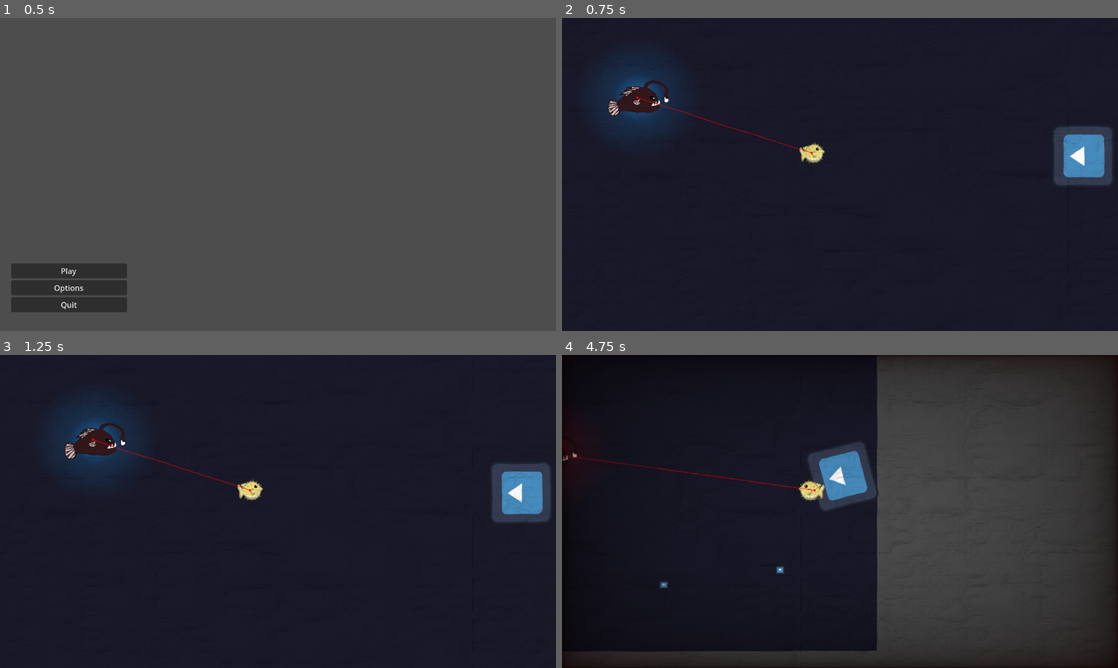
Above: before the commit, frames 1-4 (two rows, left to right).
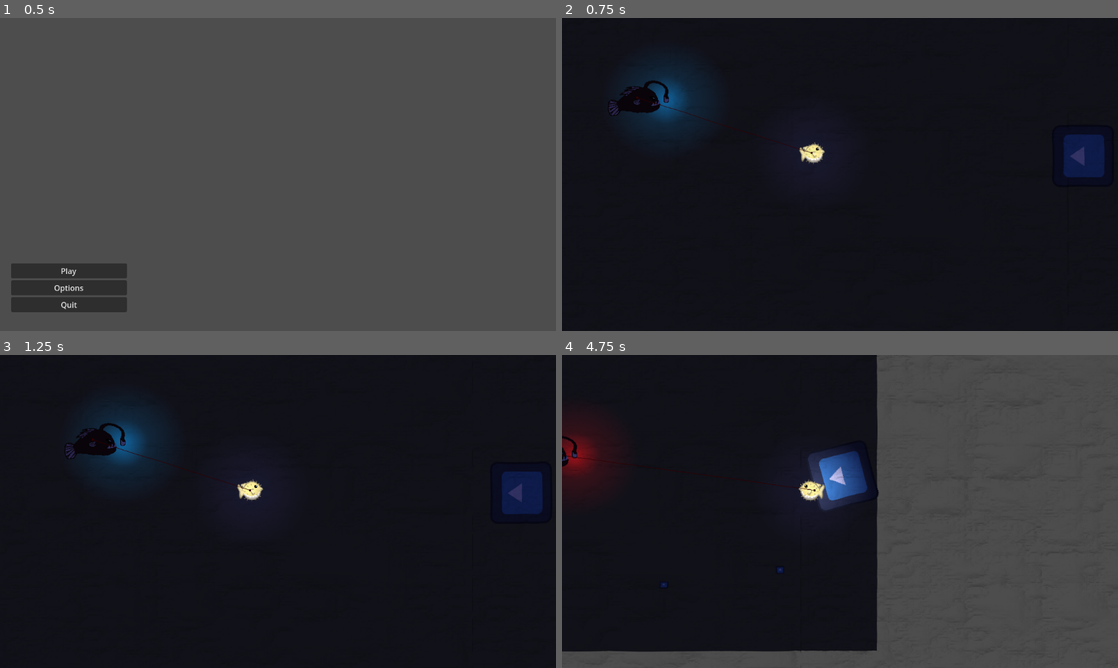
Above: after the commit, the same moments.

Repository: Chestrade/pixel-jam-2024
Game: Godot game, scene res://Scenes/main_menu.tscn
The game is run twice, just before and just after one commit, with the same random seed, the same clock (stepped at 60 frames per second) and the same inputs. The engine's default icon, where the game draws it, is replaced by a stand-in: a white triangle on a blue panel in a dark square.
Inputs:
- Up to frame 1 (0.5 s): no input
- Up to frame 2 (0.75 s): click "Play" at 0.5 s
- Up to frame 3 (1.25 s): no input
- Up to frame 4 (4.75 s): hold Right (swim_right) 1.28-2.03 s; hold Shift (dash) 1.28-2.03 s; hold Down (swim_down) 2.03-2.78 s; tap Space (inflate) at 2.1 s; hold Right (swim_right) 2.78-3.53 s; hold J 2.78-3.53 s; hold W (swim_up) 3.53-4.28 s; tap Shift (dash) at 3.6 s; hold Left (swim_left) from 4.28 s (still down); hold Space (inflate) from 4.28 s (still down)

Frame 1 is identical in both runs. In frame 2, 5.6% of the frame differs, in the area x 3-100%, y 8-54%; in frame 3, 5.6%; in frame 4, 19%, in the area x 0-100%, y 0-100%.

Commit message:
Added player vision and messed around with lighting

Diff:
--- a/Characters/angler_fish.tscn
+++ b/Characters/angler_fish.tscn
@@ -59,8 +59,8 @@
 radius = 17.1172
 
 [sub_resource type="CapsuleShape2D" id="CapsuleShape2D_lm8ae"]
-radius = 24.0
-height = 98.0
+radius = 28.0
+height = 96.0
 
 [node name="Angler Fish" type="CharacterBody2D" node_paths=PackedStringArray("nav_agent")]
 collision_layer = 4
@@ -82,11 +82,10 @@
 volume_db = 9.596
 
 [node name="AnimatedSprite2D" type="AnimatedSprite2D" parent="."]
-light_mask = 0
+light_mask = 2
 sprite_frames = SubResource("SpriteFrames_uasyq")
 
 [node name="CollisionShape2D" type="CollisionShape2D" parent="."]
-visible = false
 position = Vector2(1, 4)
 rotation = 1.5708
 shape = SubResource("CapsuleShape2D_4a454")
@@ -116,8 +115,10 @@
 [node name="Light" type="Node2D" parent="."]
 
 [node name="HeadLight" type="PointLight2D" parent="Light"]
+position = Vector2(58, 5)
 scale = Vector2(4.30062, 4.0345)
 energy = 8.0
+range_item_cull_mask = 5
 shadow_enabled = true
 texture = SubResource("GradientTexture2D_uqucl")
 
@@ -138,7 +139,7 @@
 [node name="Killzone" parent="." instance=ExtResource("7_l1yl8")]
 
 [node name="CollisionShape2D" type="CollisionShape2D" parent="Killzone"]
-position = Vector2(-3, 4)
+position = Vector2(1, 3)
 rotation = 1.5708
 shape = SubResource("CapsuleShape2D_lm8ae")
 debug_color = Color(0.993136, 0, 0.242055, 0.42)
--- a/Characters/player_blowfish.tscn
+++ b/Characters/player_blowfish.tscn
@@ -46,6 +46,18 @@
 stream_3/stream = ExtResource("7_knawm")
 stream_3/weight = 1.0
 
+[sub_resource type="Gradient" id="Gradient_je5f5"]
+colors = PackedColorArray(1, 1, 1, 1, 0, 0, 0, 1)
+
+[sub_resource type="GradientTexture2D" id="GradientTexture2D_adhmc"]
+gradient = SubResource("Gradient_je5f5")
+width = 128
+height = 128
+use_hdr = true
+fill = 1
+fill_from = Vector2(0.5, 0.5)
+fill_to = Vector2(1, 0.5)
+
 [node name="Player" type="CharacterBody2D" groups=["Player"]]
 z_index = 3
 collision_layer = 2
@@ -55,6 +67,8 @@
 metadata/_edit_group_ = true
 
 [node name="AnimatedSprite2D" type="AnimatedSprite2D" parent="."]
+light_mask = 15
+visibility_layer = 15
 sprite_frames = SubResource("SpriteFrames_wyglf")
 
 [node name="CollisionShape2D" type="CollisionShape2D" parent="."]
@@ -92,4 +106,11 @@
 [node name="AudioListener2D" type="AudioListener2D" parent="."]
 current = true
 
+[node name="PointLight2D" type="PointLight2D" parent="."]
+light_mask = 15
+range_item_cull_mask = 15
+shadow_enabled = true
+texture = SubResource("GradientTexture2D_adhmc")
+texture_scale = 2.0
+
 [connection signal="timeout" from="SinkTimer" to="." method="_on_sink_timer_timeout"]
--- a/Scenes/main_level.tscn
+++ b/Scenes/main_level.tscn
@@ -35,6 +35,9 @@
 autoplay = true
 attenuation = 1.41422
 
+[node name="CanvasModulate" type="CanvasModulate" parent="."]
+color = Color(0.196078, 0.196078, 0.392157, 1)
+
 [node name="Angler Fish Light Screen" type="ColorRect" parent="."]
 offset_right = 1152.0
 offset_bottom = 648.0
@@ -45,6 +48,7 @@
 [node name="UI" type="CanvasLayer" parent="."]
 
 [node name="Vignette" type="ColorRect" parent="UI" node_paths=PackedStringArray("player")]
+visible = false
 material = SubResource("ShaderMaterial_noael")
 anchors_preset = 15
 anchor_right = 1.0
--- a/Scripts/angler_fish.gd
+++ b/Scripts/angler_fish.gd
@@ -32,6 +32,7 @@
 var maxFlickerAmount : float = 20 # Interval in seconds
 var currentMarkerIndex = -1
 var isReachingTarget : bool = false
+var light_to_sprite_rel_pos_x : float
 
 
 # Audio Stuff
@@ -51,6 +52,8 @@
 
 	target_node = player
 
+	light_to_sprite_rel_pos_x = $Light/HeadLight.position.x - $AnimatedSprite2D.position.x
+
 	#Set health and light parameters
 	health = 100
 	headLight.set_color(healthColors[0])
@@ -65,9 +68,13 @@
 		setHealth(10)
 		print(health)
 
-	# Flip sprite according to direction of movement
+	# Flip sprite and HeadLight according to direction of movement
 	if velocity.x != 0:
 		$AnimatedSprite2D.flip_h = velocity.x < 0
+		if $AnimatedSprite2D.is_flipped_h():
+			$Light/HeadLight.position.x = $AnimatedSprite2D.position.x - light_to_sprite_rel_pos_x
+		else:
+			$Light/HeadLight.position.x = $AnimatedSprite2D.position.x + light_to_sprite_rel_pos_x
 
 func setHealth(damage : int):
 	health -= damage
@@ -156,8 +163,9 @@
 
 func _on_trash_pickup_area_area_entered(area: Area2D) -> void:
 	if area.is_in_group("Trash"):
+		SetState(STATE.EAT)
 		area.get_parent().queue_free()
-		SetState(STATE.EAT)
+
 		await get_tree().create_timer(2).timeout
 		SetState(STATE.WANDERING)
 
Not shown: 1 places in Characters/player_blowfish.tscn that only renumber resources
